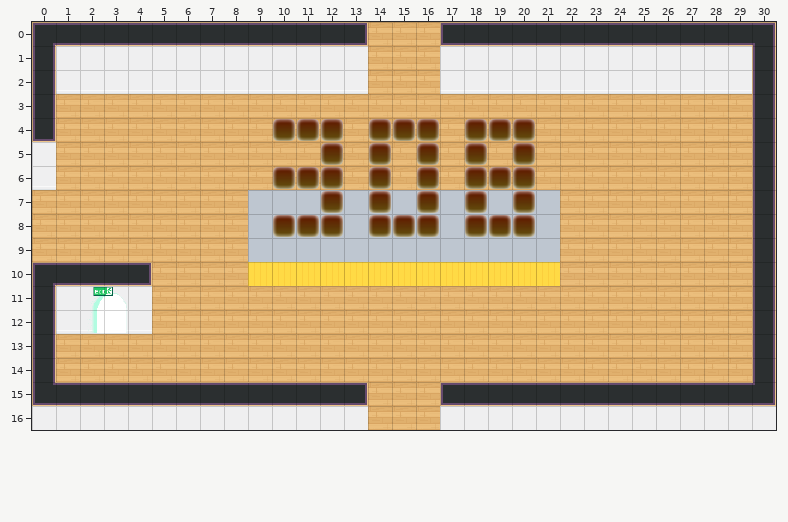
Level history. Tiled map (JSON): dist/map/308.json. Above is the file before it was changed.
Cells are 32x32 px. Shown: x 0..30, y 0..16.
New version:
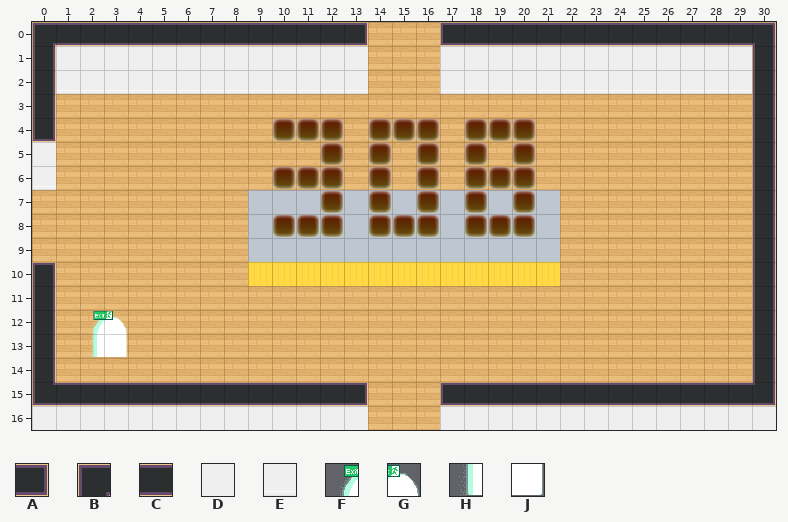
Key: from "tileset5_export": A 47, B 48, C 56, D 62, E 72; from "worldExit": F 0, G 1, H 2, J 3.
_ is an empty cell, . an unchanged one.
The edit:
--- layer "walltest"
@@ x 0..4 @@
-10 BCCCA
-11 .DDDD
-12 .EEEE
+10 _____
+11 .____
+12 .____
--- layer "LOBBYx"
@@ x 2..3 @@
-11 FG
-12 HJ
-13 __
+11 __
+12 FG
+13 HJ
Pixel boxes of the changes (left, top, right, bottom) in both pictures:
changed: (53, 262, 152, 357)
